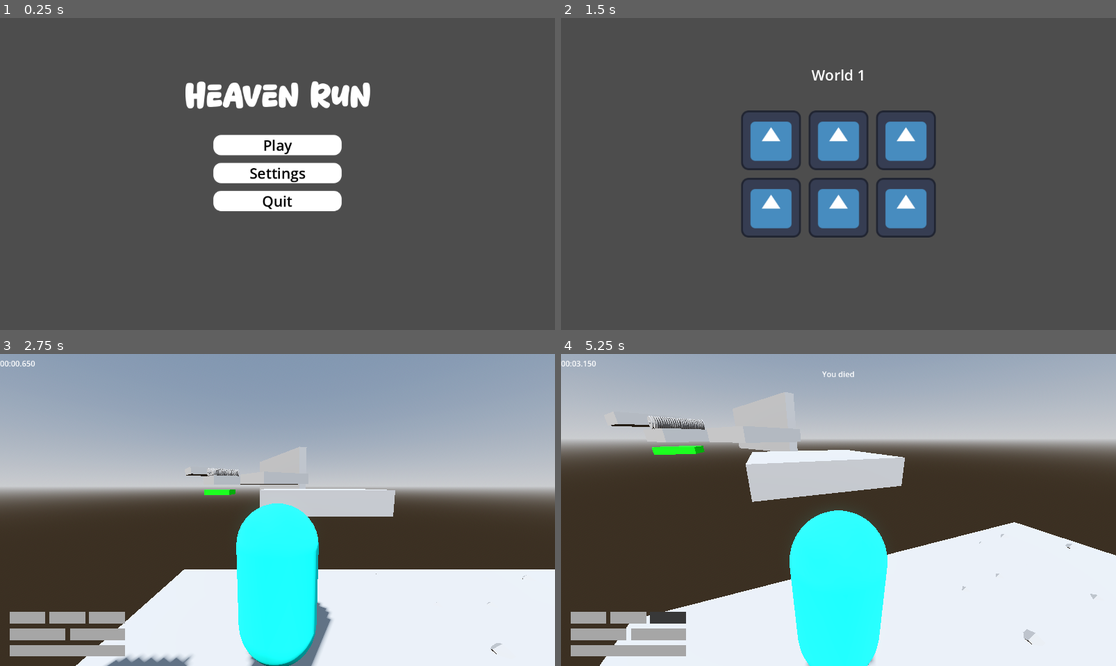
Above: before the commit, frames 1-4 (two rows, left to right).
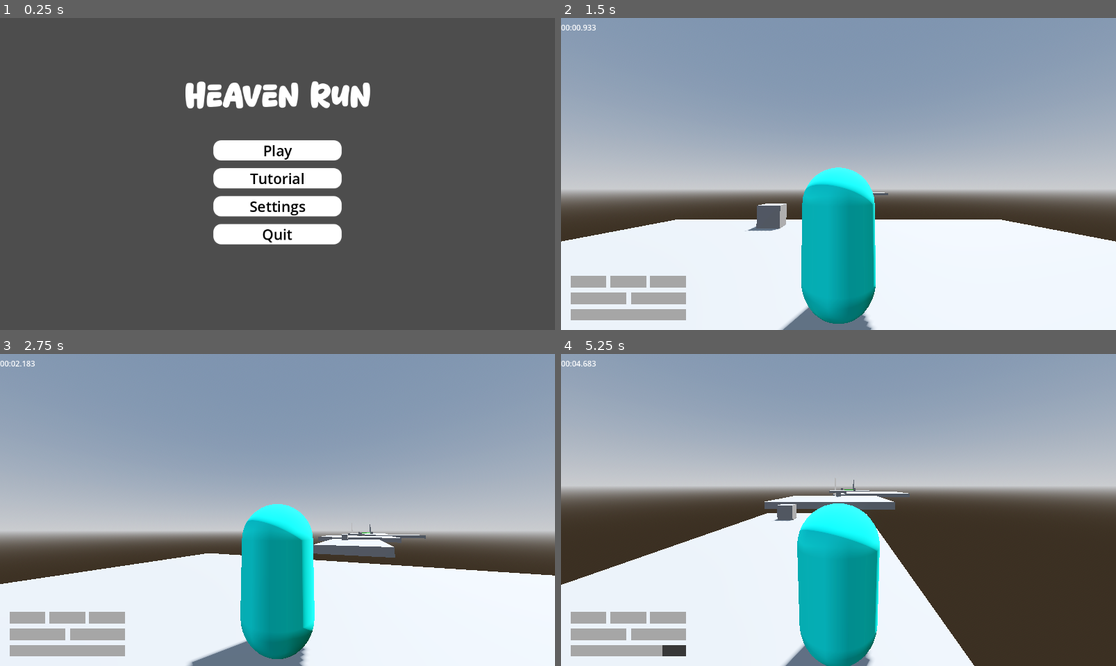
Above: after the commit, the same moments.

Repository: jpvds1/DDJD
Game: Godot game, scene res://scenes/game_controller.tscn
Same seed, same stepped clock (60 frames per second), same inputs: the game is played once before the commit and once after it. The engine's default icon, where the game draws it, is replaced by a stand-in: a white triangle on a blue panel in a dark square.
Inputs (mouse positions are in pixels of both pictures, inside the frame that each line leads up to):
- Up to frame 1 (0.25 s): no input
- Up to frame 2 (1.5 s): click (838, 177) at 0.5 s, where only the run after the commit has a clickable "Tutorial"; click (838, 145) at 1.25 s, where only the run before the commit has a clickable "Play"
- Up to frame 3 (2.75 s): click (210, 475) at 2.02 s
- Up to frame 4 (5.25 s): tap Enter at 2.75 s; move the mouse to (866, 510) at 2.77 s; hold W (move_forwards) from 2.78 s (still down); tap Q (dash) at 2.85, 3.8, 4.35 s; tap Space (jump) at 3.02, 3.05, 3.32, 3.6, 3.77, 4.07, 4.55 s; move the mouse to (810, 510) at 3.52 s; move the mouse to (849, 503) at 4.27 s; move the mouse to (832, 516) at 5.02 s; tap Shift (sprint) at 5.1 s

The runs differ from the first frame. In frame 1, 4.7% of the frame differs, in the area x 38-62%, y 37-73%; in frame 2, 98%, in the area x 0-100%, y 0-100%; in frame 3, 43%; in frame 4, 63%.

Commit message:
feat: implement tutorial.tscn with dynamic Label3D instruction system

Diff:
--- a/platformer-game/scenes/building_materials/checkpoint_platform.tscn
+++ b/platformer-game/scenes/building_materials/checkpoint_platform.tscn
@@ -24,5 +24,3 @@
 
 [node name="Marker3D" type="Marker3D" parent="." unique_id=1645794421]
 transform = Transform3D(1, 0, 0, 0, 1, 0, 0, 0, 1, 0, 1.6, 0)
-
-[connection signal="body_entered" from="Area3D" to="." method="_on_area_3d_body_entered"]
--- a/platformer-game/scenes/building_materials/end_platform.tscn
+++ b/platformer-game/scenes/building_materials/end_platform.tscn
@@ -14,5 +14,3 @@
 
 [node name="CSGBox3D" type="CSGBox3D" parent="." unique_id=1766318527]
 use_collision = true
-
-[connection signal="body_entered" from="." to="." method="_on_body_entered"]
--- a/platformer-game/scenes/building_materials/killzone.tscn
+++ b/platformer-game/scenes/building_materials/killzone.tscn
@@ -3,12 +3,10 @@
 [ext_resource type="Script" uid="uid://d21jcb5x5bkpo" path="res://scripts/systems/killzone.gd" id="1_mp63a"]
 
 [sub_resource type="BoxShape3D" id="BoxShape3D_mp63a"]
-size = Vector3(50.033447, 1, 80.81421)
+size = Vector3(70, 1, 100)
 
 [node name="Killzone" type="Area3D" unique_id=767733067]
 script = ExtResource("1_mp63a")
 
 [node name="CollisionShape3D" type="CollisionShape3D" parent="." unique_id=1440156319]
 shape = SubResource("BoxShape3D_mp63a")
-
-[connection signal="body_entered" from="." to="." method="_on_body_entered"]
--- a/platformer-game/scenes/building_materials/runnable_wall.tscn
+++ b/platformer-game/scenes/building_materials/runnable_wall.tscn
@@ -1,13 +1,4 @@
-[gd_scene format=3 uid="uid://brpfwmuko3sio"]
+[gd_scene format=3 uid="uid://cwdtuabcl86cl"]
 
-[sub_resource type="BoxMesh" id="BoxMesh_fhx1d"]
-
-[sub_resource type="BoxShape3D" id="BoxShape3D_3k5r2"]
-
-[node name="StaticBody3D" type="StaticBody3D" unique_id=461588896 groups=["wall_run"]]
-
-[node name="MeshInstance3D" type="MeshInstance3D" parent="." unique_id=1479928720]
-mesh = SubResource("BoxMesh_fhx1d")
-
-[node name="CollisionShape3D" type="CollisionShape3D" parent="." unique_id=1133621531]
-shape = SubResource("BoxShape3D_3k5r2")
+[node name="RunnableWall" type="CSGBox3D" unique_id=1172031790 groups=["wall_run"]]
+use_collision = true
--- /dev/null
+++ b/platformer-game/scenes/building_materials/tutorial_trigger.tscn
@@ -0,0 +1,25 @@
+[gd_scene format=3 uid="uid://cxwqa33o1b6ge"]
+
+[ext_resource type="Script" uid="uid://dxxjto30ppkdd" path="res://scripts/systems/tutorial_trigger.gd" id="1_aj33w"]
+
+[sub_resource type="SphereShape3D" id="SphereShape3D_aj33w"]
+radius = 5.0
+
+[sub_resource type="BoxMesh" id="BoxMesh_aj33w"]
+
+[node name="TutorialTrigger" type="Area3D" unique_id=1046773497]
+script = ExtResource("1_aj33w")
+
+[node name="CollisionShape3D" type="CollisionShape3D" parent="." unique_id=580826209]
+transform = Transform3D(1, 0, 0, 0, 1, 0, 0, 0, 1, -0.43234253, 0, 0.10449219)
+shape = SubResource("SphereShape3D_aj33w")
+
+[node name="Label3D" type="Label3D" parent="." unique_id=332754410]
+transform = Transform3D(1, 0, 0, 0, 1, 0, 0, 0, 1, 0, 1.4552404, 0)
+visible = false
+billboard = 1
+font_size = 64
+outline_size = 8
+
+[node name="MeshInstance3D" type="MeshInstance3D" parent="." unique_id=558519226]
+mesh = SubResource("BoxMesh_aj33w")
--- a/platformer-game/scenes/levels/level_1.tscn
+++ b/platformer-game/scenes/levels/level_1.tscn
@@ -43,7 +43,7 @@
 transform = Transform3D(1, 0, 0, 0, 1, 0, 0, 0, 1, 0, -1.1847544, 0)
 
 [node name="CollisionShape3D" parent="Killzone" index="0" unique_id=1440156319]
-transform = Transform3D(1, 0, 0, 0, 1, 0, 0, 0, 1, 3.5545883, 0, 31.93064)
+transform = Transform3D(1, 0, 0, 0, 1, 0, 0, 0, 1, 3.5545883, 0, 30.517706)
 
 [node name="Checkpoints" type="Node3D" parent="." unique_id=746168418]
 
@@ -118,8 +118,9 @@
 
 [node name="Walls" type="Node3D" parent="Platforms" unique_id=1359148772]
 
-[node name="StaticBody3D" parent="Platforms/Walls" unique_id=461588896 instance=ExtResource("10_qxy0u")]
-transform = Transform3D(0.9183221, 0, 6.3185186, 0, 5.831808, 0, -0.395834, 0, 14.658759, 0, 4.6027985, 28.920742)
+[node name="RunnableWall2" parent="Platforms/Walls" unique_id=1172031790 instance=ExtResource("10_qxy0u")]
+transform = Transform3D(0.7425341, 0, 0.45143828, 0, 1, 0, -0.37566674, 0, 0.89230233, 0, 6.068636, 28.873814)
+size = Vector3(1, 6, 18)
 
 [editable path="Killzone"]
 [editable path="Laser"]
--- /dev/null
+++ b/platformer-game/scenes/levels/tutorial.tscn
@@ -0,0 +1,157 @@
+[gd_scene format=3 uid="uid://dojg8u8tdb0lu"]
+
+[ext_resource type="PackedScene" uid="uid://ch7shhditu1lk" path="res://scenes/player/capsule_character.tscn" id="1_rnyxf"]
+[ext_resource type="Script" uid="uid://cflc7oyeciht7" path="res://scripts/systems/level.gd" id="1_u4f7j"]
+[ext_resource type="PackedScene" uid="uid://cxwqa33o1b6ge" path="res://scenes/building_materials/tutorial_trigger.tscn" id="2_ub0e1"]
+[ext_resource type="PackedScene" uid="uid://dy8jnv2byaaoj" path="res://scenes/ui/main_UI.tscn" id="3_1r3rq"]
+[ext_resource type="PackedScene" uid="uid://cwdtuabcl86cl" path="res://scenes/building_materials/runnable_wall.tscn" id="5_1wklo"]
+[ext_resource type="PackedScene" uid="uid://6sseieh1wxj" path="res://scenes/building_materials/checkpoint_platform.tscn" id="6_7ac3l"]
+[ext_resource type="PackedScene" uid="uid://cyw8iqn0l8uak" path="res://scenes/building_materials/spike_trap.tscn" id="7_3e81p"]
+[ext_resource type="PackedScene" uid="uid://bhr3nup1cprgt" path="res://scenes/building_materials/end_platform.tscn" id="8_g7bfq"]
+
+[sub_resource type="ProceduralSkyMaterial" id="ProceduralSkyMaterial_64t6i"]
+sky_horizon_color = Color(0.66224277, 0.6717428, 0.6867428, 1)
+ground_horizon_color = Color(0.66224277, 0.6717428, 0.6867428, 1)
+
+[sub_resource type="Sky" id="Sky_h2s0c"]
+sky_material = SubResource("ProceduralSkyMaterial_64t6i")
+
+[sub_resource type="Environment" id="Environment_jdsy5"]
+background_mode = 2
+sky = SubResource("Sky_h2s0c")
+tonemap_mode = 2
+glow_enabled = true
+
+[node name="Tutorial" type="Node3D" unique_id=216242194]
+script = ExtResource("1_u4f7j")
+player_path = NodePath("CharacterBody3D")
+ui_path = NodePath("CanvasLayer")
+
+[node name="WorldEnvironment" type="WorldEnvironment" parent="." unique_id=751782853]
+environment = SubResource("Environment_jdsy5")
+
+[node name="DirectionalLight3D" type="DirectionalLight3D" parent="." unique_id=1401671525]
+transform = Transform3D(-0.8660254, -0.43301278, 0.25, 0, 0.49999997, 0.86602545, -0.50000006, 0.75, -0.43301266, 0, 0, 0)
+shadow_enabled = true
+
+[node name="CharacterBody3D" parent="." unique_id=1782536310 instance=ExtResource("1_rnyxf")]
+transform = Transform3D(1, 0, 0, 0, 1, 0, 0, 0, 1, 0, 1.5080202, 0)
+
+[node name="CanvasLayer" parent="." unique_id=9067626 instance=ExtResource("3_1r3rq")]
+player_path = NodePath("../CharacterBody3D")
+level_path = NodePath("..")
+
+[node name="Labels" type="Node3D" parent="." unique_id=299779140]
+
+[node name="TutorialTrigger" parent="Labels" unique_id=1046773497 instance=ExtResource("2_ub0e1")]
+transform = Transform3D(1, 0, 0, 0, 1, 0, 0, 0, 1, -3.0188723, 0.9860258, -5.983546)
+detection_radius = 10.0
+tutorial_text = "Move with WASD
+Press SPACE to jump
+Press SHIFT to run
+ESC = Pause menu"
+
+[node name="TutorialTrigger2" parent="Labels" unique_id=1733408343 instance=ExtResource("2_ub0e1")]
+transform = Transform3D(1, 0, 0, 0, 1, 0, 0, 0, 1, -1.5590363, 0.95589066, -32.420418)
+detection_radius = 10.0
+tutorial_text = "Jump over the gap!
+hold SPACE longer
+for a higher jump"
+
+[node name="TutorialTrigger3" parent="Labels" unique_id=748625342 instance=ExtResource("2_ub0e1")]
+transform = Transform3D(1, 0, 0, 0, 1, 0, 0, 0, 1, 0.62680054, -3.929779, -193.77525)
+tutorial_text = "You made it!
+Now try to beat
+your best time!"
+
+[node name="TutorialTrigger4" parent="Labels" unique_id=271638671 instance=ExtResource("2_ub0e1")]
+transform = Transform3D(1, 0, 0, 0, 1, 0, 0, 0, 1, 0.04238224, 1, -118.301544)
+tutorial_text = "Too far to jump?
+Run towards the wall
+to slide across it!"
+
+[node name="TutorialTrigger5" parent="Labels" unique_id=1606914898 instance=ExtResource("2_ub0e1")]
+transform = Transform3D(1, 0, 0, 0, 1, 0, 0, 0, 1, 0.816988, 0.9999995, -58.093994)
+tutorial_text = "Press Q to dash!
+Try dashing mid-air
+to cross the gap"
+
+[node name="TutorialTrigger6" parent="Labels" unique_id=1301587523 instance=ExtResource("2_ub0e1")]
+transform = Transform3D(1, 0, 0, 0, 1, 0, 0, 0, 1, 6.0514674, 1, -105.37686)
+tutorial_text = "Green platform = checkpoint
+If you die, you respawn here"
+
+[node name="TutorialTrigger7" parent="Labels" unique_id=1353597057 instance=ExtResource("2_ub0e1")]
+transform = Transform3D(1, 0, 0, 0, 1, 0, 0, 0, 1, 2.1223712, -3.7136707, -173.50977)
+tutorial_text = "Danger ahead!
+Time your movement
+to avoid the obstacles"
+
+[node name="Platforms" type="Node3D" parent="." unique_id=248626738]
+
+[node name="RunnableWall" parent="Platforms" unique_id=1172031790 instance=ExtResource("5_1wklo")]
+transform = Transform3D(1, 0, 0, 0, 1, 0, 0, 0, 1, -4.5649943, 0, -137.2755)
+size = Vector3(0.001, 15.049744, 16.376709)
+
+[node name="RunnableWall2" parent="Platforms" unique_id=200740422 instance=ExtResource("5_1wklo")]
+transform = Transform3D(1, 0, 0, 0, 1, 0, 0, 0, 1, 7.577992, -0.7762909, -157.4113)
+size = Vector3(0.001, 15.049744, 16.376709)
+
+[node name="CSGBox3D2" type="CSGBox3D" parent="Platforms" unique_id=384776336]
+use_collision = true
+size = Vector3(18, 1, 16)
+
+[node name="CSGBox3D" type="CSGBox3D" parent="Platforms" unique_id=378336243]
+transform = Transform3D(1, 0, 0, 0, 1, 0, 0, 0, 1, 0, 0, -27)
+use_collision = true
+size = Vector3(8, 1, 16)
+
+[node name="CSGBox3D3" type="CSGBox3D" parent="Platforms" unique_id=1149672844]
+transform = Transform3D(1, 0, 0, 0, 1, 0, 0, 0, 1, 0, 0, -53.511616)
+use_collision = true
+size = Vector3(18, 1, 16)
+
+[node name="CSGBox3D4" type="CSGBox3D" parent="Platforms" unique_id=102558331]
+transform = Transform3D(1, 0, 0, 0, 1, 0, 0, 0, 1, 11.49737, 0, -82.122925)
+use_collision = true
+size = Vector3(18, 1, 16)
+
+[node name="CSGBox3D5" type="CSGBox3D" parent="Platforms" unique_id=2094295405]
+transform = Transform3D(1, 0, 0, 0, 1, 0, 0, 0, 1, 3.8418083, 0, -110.85044)
+use_collision = true
+size = Vector3(18, 1, 16)
+
+[node name="Checkpoint" parent="Platforms/CSGBox3D5" unique_id=1109484725 instance=ExtResource("6_7ac3l")]
+transform = Transform3D(1, 0, 0, 0, 1, 0, 0, 0, 1, 0, 0.339231, 0)
+
+[node name="CSGBox3D7" type="CSGBox3D" parent="Platforms" unique_id=1762173145]
+transform = Transform3D(1, 0, 0, 0, 1, 0, 0, 0, 1, 3.8418083, 0, -110.85044)
+use_collision = true
+size = Vector3(18, 1, 16)
+
+[node name="Checkpoint" parent="Platforms/CSGBox3D7" unique_id=1470391825 instance=ExtResource("6_7ac3l")]
+transform = Transform3D(1, 0, 0, 0, 1, 0, 0, 0, 1, 0, 0.339231, 0)
+
+[node name="CSGBox3D6" type="CSGBox3D" parent="Platforms" unique_id=1905493803]
+transform = Transform3D(1, 0, 0, 0, 1, 0, 0, 0, 1, 0.33226204, -4.7136707, -179.4247)
+use_collision = true
+size = Vector3(18, 1, 16)
+
+[node name="SpikeTrap" parent="Platforms/CSGBox3D6" unique_id=1853223367 instance=ExtResource("7_3e81p")]
+transform = Transform3D(3.2618902, 0, 0, 0, 1, 0, 0, 0, 2.058169, 0, 0, 0)
+
+[node name="CSGBox3D9" type="CSGBox3D" parent="Platforms" unique_id=1865080522]
+transform = Transform3D(0.5677831, 0, 0, 0, 0.5677831, 0, 0, 0, 0.34426105, 0.33226204, -4.7136707, -195.4247)
+use_collision = true
+size = Vector3(18, 1, 16)
+
+[node name="CSGBox3D8" type="CSGBox3D" parent="Platforms" unique_id=74235778]
+transform = Transform3D(1, 0, 0, 0, 1, 0, 0, 0, 1, 0.33226204, -4.7136707, -179.4247)
+use_collision = true
+size = Vector3(18, 1, 16)
+
+[node name="SpikeTrap" parent="Platforms/CSGBox3D8" unique_id=2094665719 instance=ExtResource("7_3e81p")]
+transform = Transform3D(3.2618902, 0, 0, 0, 1, 0, 0, 0, 2.058169, 0, 0, 0)
+
+[node name="EndPlatform" parent="Platforms" unique_id=537576493 instance=ExtResource("8_g7bfq")]
+transform = Transform3D(17.108301, 0, 0, 0, 1, 0, 0, 0, 4.3662977, -0.4023838, -5.755081, -204.23329)
--- a/platformer-game/scenes/ui/main_menu.tscn
+++ b/platformer-game/scenes/ui/main_menu.tscn
@@ -56,11 +56,9 @@
 [node name="VBoxContainer2" type="VBoxContainer" parent="." unique_id=1404128567]
 layout_mode = 0
 offset_left = 443.0
-offset_top = 243.0
+offset_top = 254.0
 offset_right = 709.0
-offset_bottom = 401.0
-grow_horizontal = 2
-grow_vertical = 2
+offset_bottom = 470.0
 size_flags_vertical = 0
 theme_override_constants/separation = 16
 
@@ -77,6 +75,20 @@
 theme_override_styles/hover = SubResource("StyleBoxFlat_fe2o3")
 theme_override_styles/focus = SubResource("StyleBoxEmpty_sl1te")
 text = "Play"
+
+[node name="Tutorial" type="Button" parent="VBoxContainer2" unique_id=594602366]
+layout_mode = 2
+size_flags_vertical = 3
+theme_override_colors/font_color = Color(0, 0, 0, 1)
+theme_override_colors/font_focus_color = Color(0, 0, 0, 1)
+theme_override_colors/font_pressed_color = Color(0, 0, 0, 1)
+theme_override_colors/font_hover_color = Color(0, 0, 0, 1)
+theme_override_font_sizes/font_size = 30
+theme_override_styles/normal = SubResource("StyleBoxFlat_87aya")
+theme_override_styles/pressed = SubResource("StyleBoxFlat_sl1te")
+theme_override_styles/hover = SubResource("StyleBoxFlat_fe2o3")
+theme_override_styles/focus = SubResource("StyleBoxEmpty_sl1te")
+text = "Tutorial"
 
 [node name="Settings" type="Button" parent="VBoxContainer2" unique_id=190513303]
 layout_mode = 2
@@ -107,5 +119,6 @@
 text = "Quit"
 
 [connection signal="pressed" from="VBoxContainer2/Play" to="." method="_on_play_pressed"]
+[connection signal="pressed" from="VBoxContainer2/Tutorial" to="." method="_on_tutorial_pressed"]
 [connection signal="pressed" from="VBoxContainer2/Settings" to="." method="_on_settings_pressed"]
 [connection signal="pressed" from="VBoxContainer2/Quit" to="." method="_on_quit_pressed"]
--- /dev/null
+++ b/platformer-game/scripts/systems/tutorial_trigger.gd
@@ -0,0 +1,32 @@
+extends Area3D
+
+@export var detection_radius: float = 5.0:
+	set(value):
+		detection_radius = value
+		update_collision_radius()
+
+@export_multiline var tutorial_text: String = "temp"
+
+@onready var label = $Label3D
+@onready var collision_shape = $CollisionShape3D
+
+func _ready():
+	label.text = tutorial_text
+	label.visible = false
+
+	update_collision_radius()
+
+	body_entered.connect(_on_body_entered)
+	body_exited.connect(_on_body_exited)
+
+func update_collision_radius():
+	if collision_shape and collision_shape.shape is SphereShape3D:
+		collision_shape.shape.radius = detection_radius
+
+func _on_body_entered(body):
+	if body.is_in_group("player"):
+		label.visible = true
+
+func _on_body_exited(body):
+	if body.is_in_group("player"):
+		label.visible = false
--- a/platformer-game/scripts/ui/main_menu.gd
+++ b/platformer-game/scripts/ui/main_menu.gd
@@ -16,3 +16,7 @@
 
 func _on_quit_pressed() -> void:
 	get_tree().quit()
+
+
+func _on_tutorial_pressed() -> void:
+	Global.game_controller.change_3D_scene("res://scenes/levels/tutorial.tscn")
Not shown: 1 places in platformer-game/scenes/levels/level_1.tscn that only renumber resources
Not shown, added: platformer-game/scripts/systems/tutorial_trigger.gd.uid
